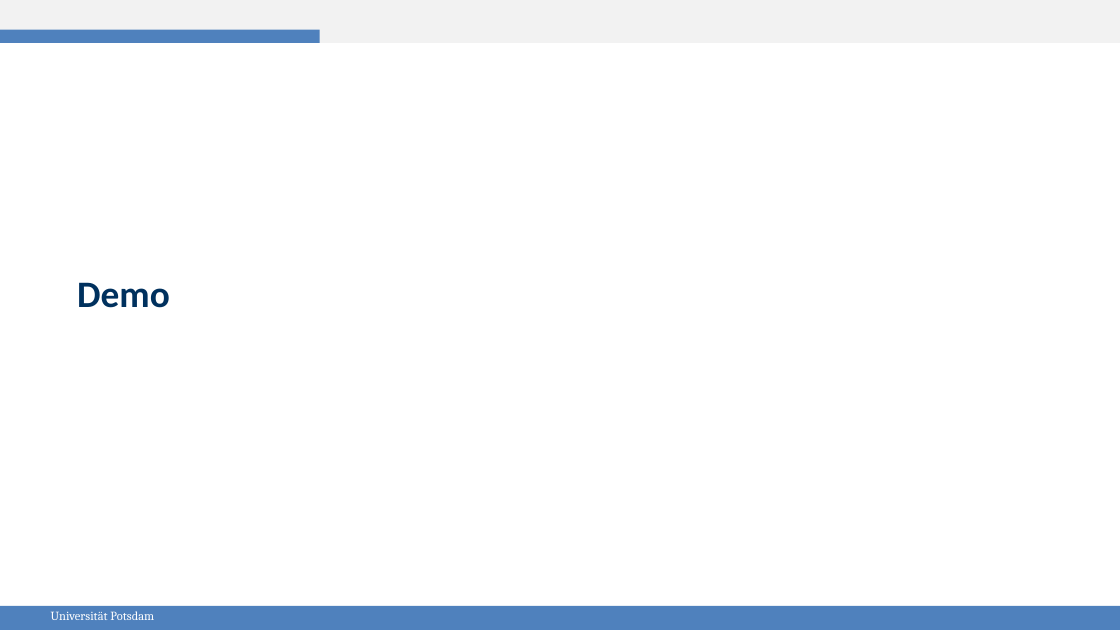
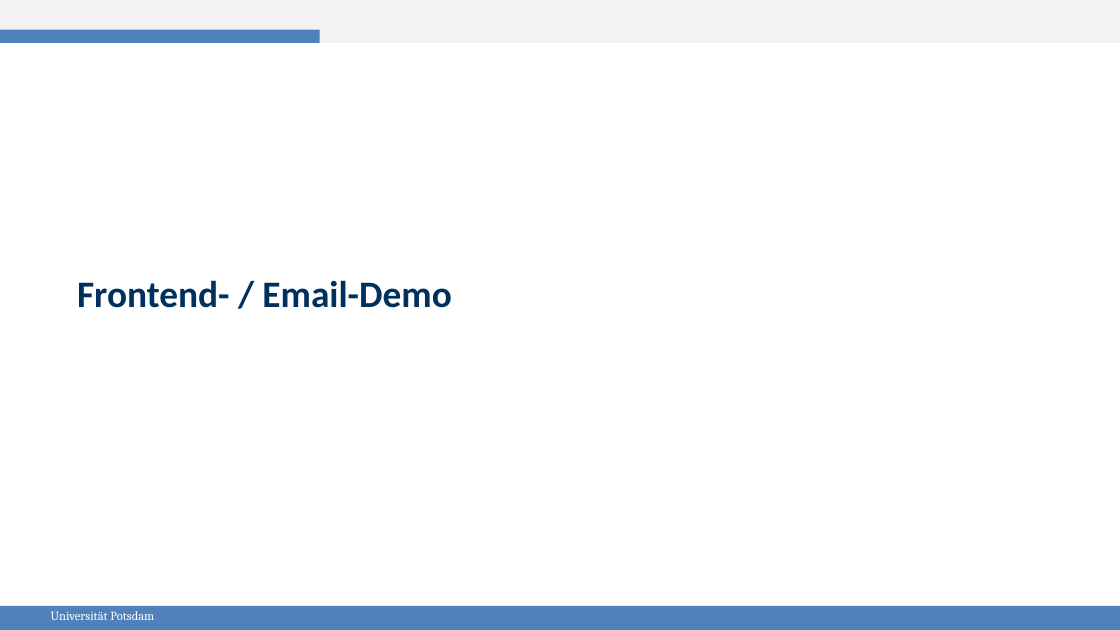
Before and after one commit to gespel/EPSA, a slide deck: slide 10 of praesi.odp (slide 9 before the commit). Drawn at 1120x630 pixels with LibreOffice and Linux fonts; fonts in the diff are those of the drawing. Boxes give left, top, right and bottom in pixels: in the first picture for what was removed or moved away, otherwise in the second. Text is boxed around its words. In the diff, an @@ line names an element or a change of style, - is before the commit and + after.

```diff
--- a/praesi.odp
+++ b/praesi.odp
@@ text at (77,280,451,308): text changed @@
-Demo
+Frontend- / Email-Demo
```
Also in this commit, not shown: 7 other slides changed, 3 slides added, 1 other file.
